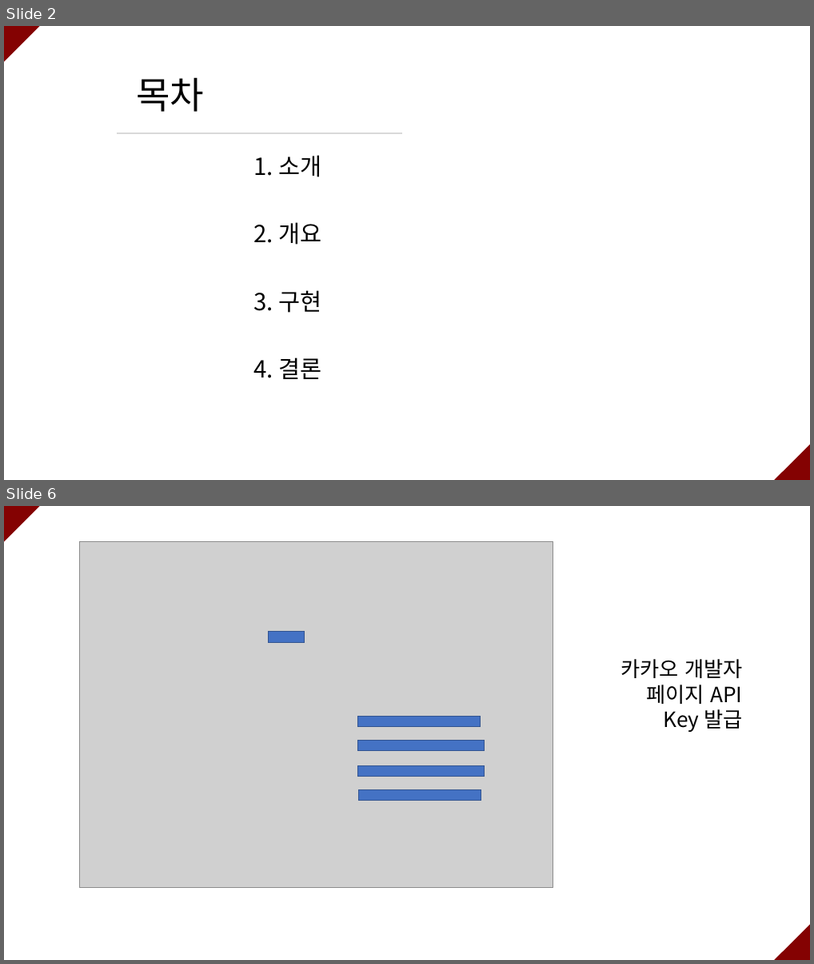
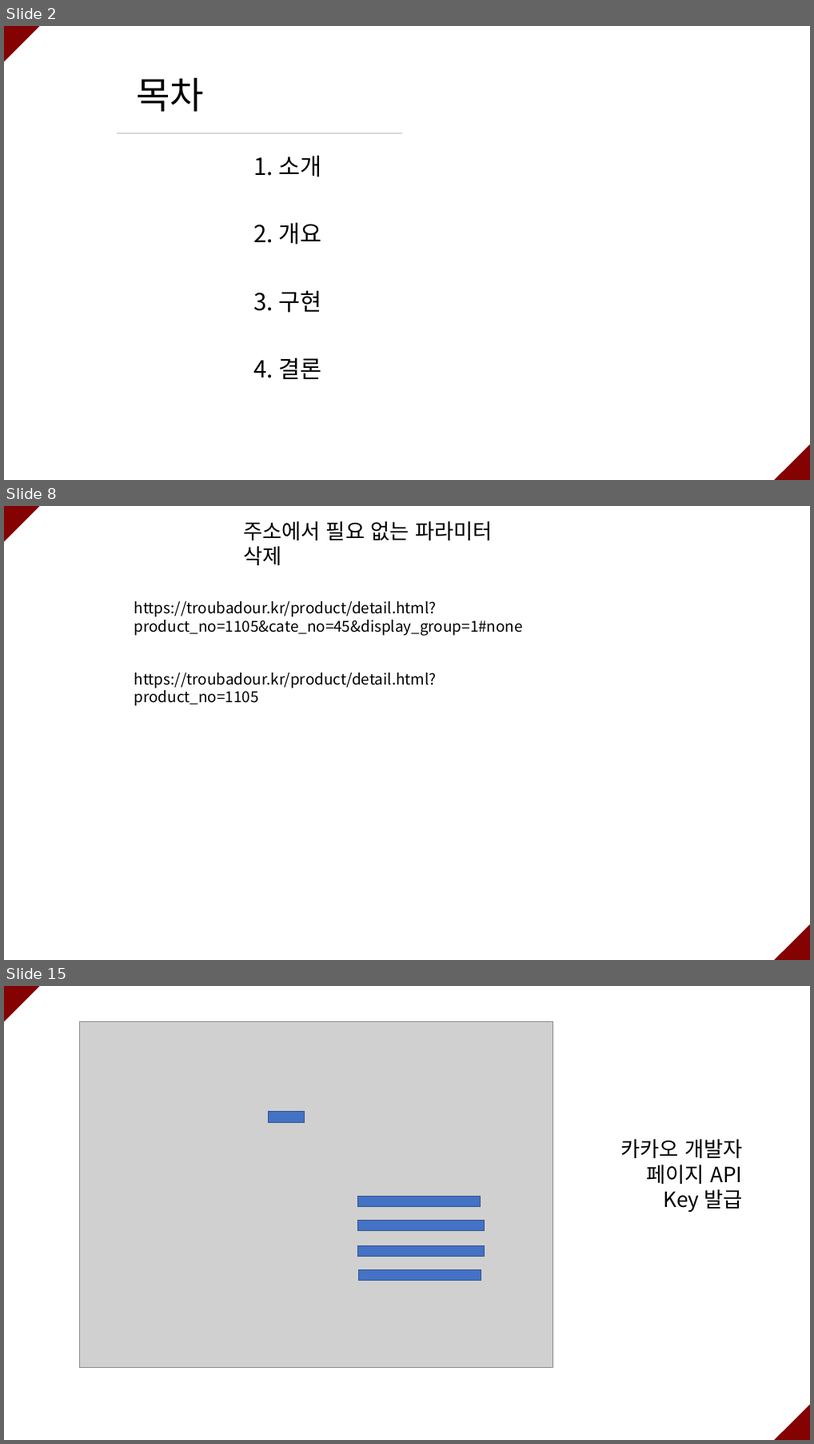
Before and after one commit to ramieeee/self_learning, a slide deck: semi_projects/쇼핑몰 옷 사이즈 확인 크롤링/쇼핑몰 옷 사이즈 확인 크롤링.pptx. Shown one above the other, each under a label of ours: slides 2 and 6 before the commit, slides 2, 8 and 15 after it; the slides between them are not shown. The pictures are 814x964 and 814x1444 pixels, drawn with LibreOffice and Linux fonts; fonts in the diff are those of the drawing; grey boxes stand for pictures. Boxes give left, top, right and bottom in pixels: in the first picture for what was removed or moved away, otherwise in the second. Text is boxed around its words. In the diff, an @@ line names an element or a change of style, - is before the commit and + after.

```diff
--- a/semi_projects/쇼핑몰 옷 사이즈 확인 크롤링/쇼핑몰 옷 사이즈 확인 크롤링.pptx
+++ b/semi_projects/쇼핑몰 옷 사이즈 확인 크롤링/쇼핑몰 옷 사이즈 확인 크롤링.pptx
@@ slide 8 added at (x1=4, y1=506, x2=810, y2=960), background #FFFFFF @@
@@ triangle added at (x1=4, y1=506, x2=40, y2=542), fill #840202 @@
@@ text added at (x1=243, y1=521, x2=492, y2=565), 25 pt, text #000000 @@
+주소에서 필요 없는 파라미터 삭제
@@ text added at (x1=134, y1=601, x2=523, y2=636), 18 pt, text #000000 @@
+https://troubadour.kr/product/detail.html?product_no=1105&cate_no=45&display_group=1#none
@@ text added at (x1=134, y1=672, x2=437, y2=706), 18 pt, text #000000 @@
+https://troubadour.kr/product/detail.html?product_no=1105
@@ triangle added at (x1=774, y1=924, x2=810, y2=960), fill #840202 @@
@@ what was slide 6 is now slide 15 @@
```
Also in this commit, not shown: 4 slides changed, 8 other slides added, 5 other files.
